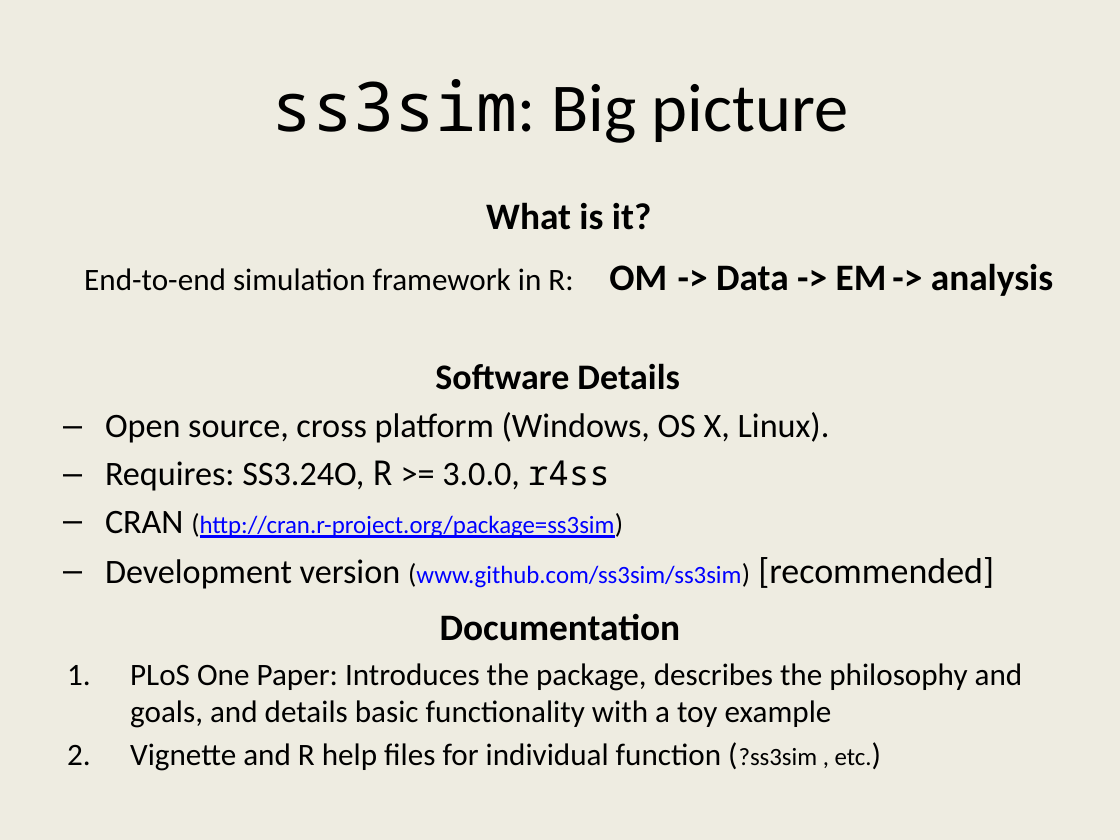
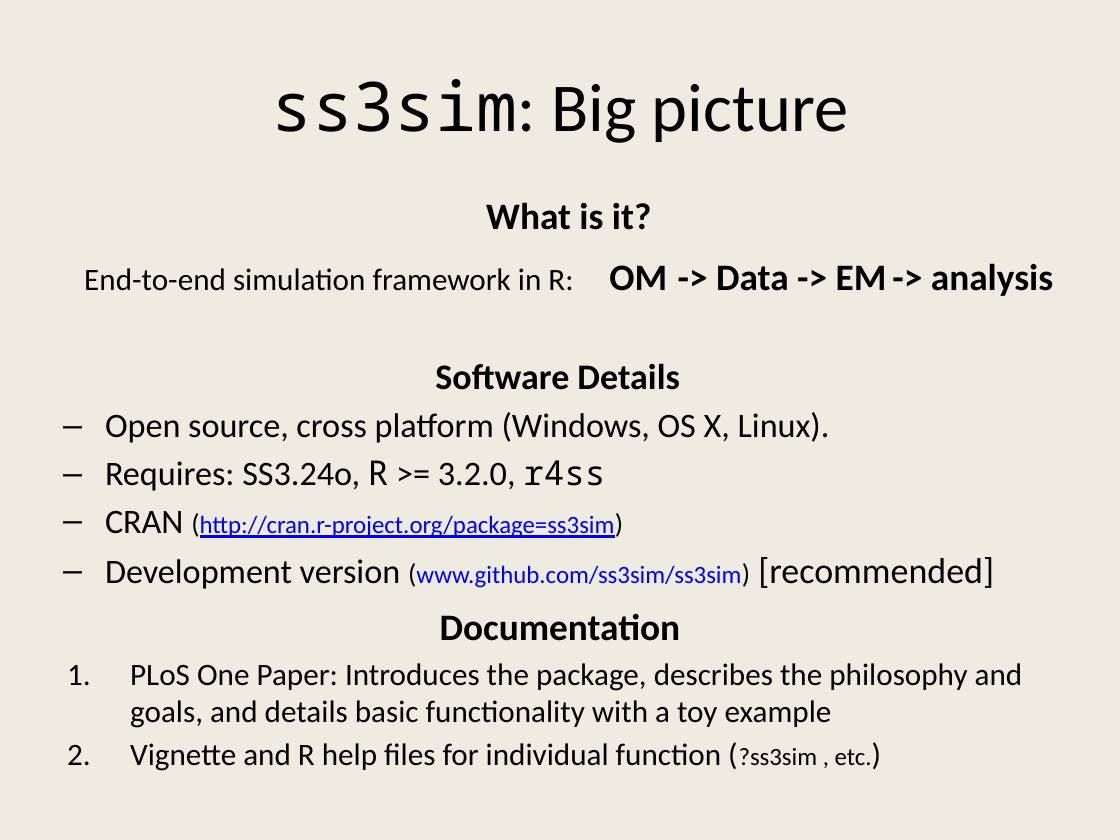
Before and after one commit to ss3sim/workshop, a slide deck: slide 3 of ss3sim_workshop.pptx. Drawn at 1120x840 pixels with LibreOffice and Linux fonts; fonts in the diff are those of the drawing. Boxes give left, top, right and bottom in pixels: in the first picture for what was removed or moved away, otherwise in the second. Text is boxed around its words. In the diff, an @@ line names an element or a change of style, - is before the commit and + after.

```diff
--- a/ss3sim_workshop.pptx
+++ b/ss3sim_workshop.pptx
@@ text at <box>105,460,605,491</box>: text changed @@
-– Requires: SS3.24O, R >= 3.0.0, r4ss
+– Requires: SS3.24o, R >= 3.2.0, r4ss
```
Also in this commit, not shown: 3 other slides changed, 3 slides added, 1 other file.
